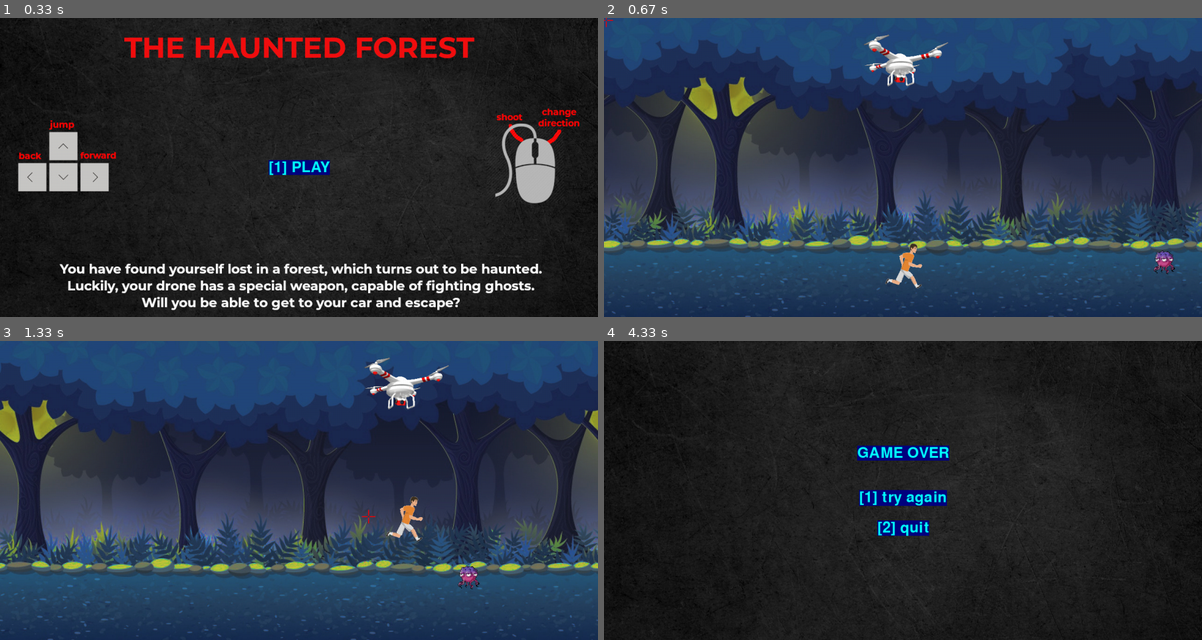
Above: before the commit, frames 1-4 (two rows, left to right).
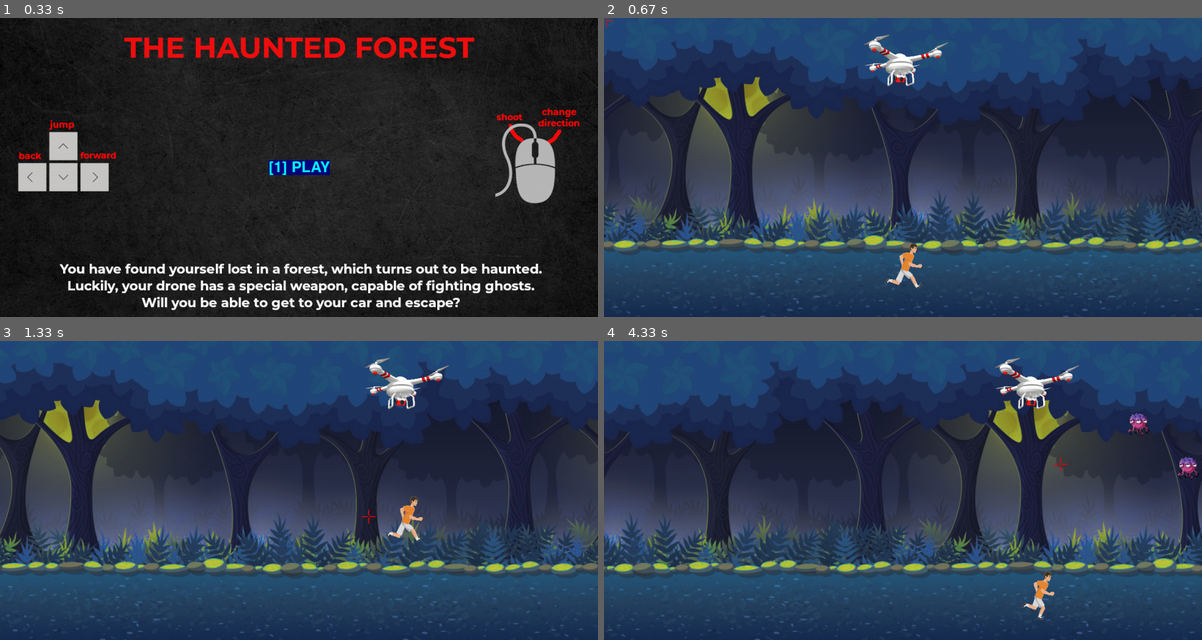
Above: after the commit, the same moments.

Repository: miro011/python-pygame-project
Game: pygame game, started from run.py
Same seed, same stepped clock (60 frames per second), same inputs: the game is played once before the commit and once after it.
Inputs (mouse positions are in pixels of both pictures, inside the frame that each line leads up to):
- Up to frame 1 (0.33 s): no input
- Up to frame 2 (0.67 s): tap 1 at 0.33 s
- Up to frame 3 (1.33 s): hold Right 0.67-1.13 s; move the mouse to (388, 385) at 0.7 s; hold Up from 1.17 s (still down); move the mouse to (370, 517) at 1.2 s
- Up to frame 4 (4.33 s): release Up at 1.47 s; click (759, 430) at 1.55 s; hold Right 1.83-2.3 s; click (873, 568) at 1.92 s; hold Left 2.33-2.87 s; click (903, 526) at 2.42 s; hold Left 2.9-3.3 s; click (1130, 604) at 2.98 s; hold Up 3.33-3.7 s; click (807, 391) at 3.42 s; hold Right from 3.73 s (still down); click (1058, 463) at 3.82 s

Frame 1 is identical in both runs. In frame 2, 20% of the frame differs, in the area x 0-100%, y 6-100%; in frame 3, 23%; in frame 4, 91%, in the area x 0-100%, y 0-100%.

Commit message:
enemy dir based on speed + higher% front spawns

Diff:
--- a/background.py
+++ b/background.py
@@ -19,7 +19,7 @@
             rect = pygame.Rect(xLeftCoord, 0, image.get_width(), image.get_height())
             self.rectsArr.append(rect)
 
-        self.speedX = -5
+        self.speedX = -3
         self.speedY = 0
 
         self.direcion = 1 # 1 = forward / -1 = backward
--- a/cross.py
+++ b/cross.py
@@ -1,6 +1,7 @@
 import pygame
 import globals
 import random
+import enemy
 
 class Cross():
 
@@ -37,9 +38,28 @@
         stillOnBackground = True if self.rect.collidelist(self.spritesDict["background"][0].rectsArr) >= 0 else False
         collidedWithPlayer = True if self.rect.collidelist(self.spritesDict["player"]) >= 0 else False
 
-        if not stillOnBackground or collidedWithPlayer:
-            self.shouldDelete = True
-            self.spritesDict["cross"].append(Cross(self.screen, self.spritesDict))
+        if collidedWithPlayer:
+            globals.ENEMY_SPLIT_CHANCE = globals.ENEMY_SPLIT_CHANCE - int(globals.ENEMY_SPLIT_CHANCE/10) # relative reduction
+            self.kill_enemies()
+            self.respawn()
+        if not stillOnBackground:
+            self.respawn()
+
 
     def blit(self):
         self.screen.blit(self.image, self.rect)
+
+    ######################################################################
+    # OTHER
+
+    def respawn(self):
+        self.shouldDelete = True
+        self.spritesDict["cross"].append(Cross(self.screen, self.spritesDict))
+
+    def kill_enemies(self):
+        for enemySprite in self.spritesDict["enemies"]:
+            enemySprite.nextImageTimer.cancel()
+            enemySprite.shouldDelete = True
+
+        for i in range(globals.ENEMY_DF_NUMBER):
+            self.spritesDict["enemies"].append(enemy.Enemy(self.screen, self.spritesDict))
--- a/enemy.py
+++ b/enemy.py
@@ -12,20 +12,24 @@
         self.screen = screen
         self.spritesDict = spritesDict
 
-        self.startSide = random.randint(0,1) # 0 left / 1 right
+        shouldSpanwOnTheRight = self.calculate_chancery(globals.ENEMY_SPAWN_ON_THE_RIGHT_CHANCE)
+        self.startSide = 1 if shouldSpanwOnTheRight else -1 # -1 left / 1 right
 
-        self.nextImgNum = 0
+
         self.image = pygame.image.load(f"./media/images/enemy/0.gif")
         self.rect = self.image.get_rect()
-        leftXCoord = 0 if self.startSide == 0 else globals.DISPLAY_WIDTH - (self.image.get_width()/2)
+        leftXCoord = random.randint(0, globals.DISPLAY_WIDTH)
+        leftXCoord = 0 - leftXCoord if self.startSide == -1 else globals.DISPLAY_WIDTH + leftXCoord # spanwn outside the screen
         topYCoord = random.randint(0, globals.DISPLAY_HEIGHT - globals.DIST_FROM_BOTTOM - self.image.get_height())
         self.rect.move_ip(leftXCoord, topYCoord)
 
+        self.nextImgNum = 0
         self.nextImageTimer = repeattimer.RepeatTimer(0.1, self.set_image)
         self.nextImageTimer.daemon = True
         self.nextImageTimer.start()
 
-        self.speed = 5
+        self.offScreenSpeed = 5 if self.startSide == -1 else -5
+        self.baseVectorSpeed = 2
 
         self.shouldDelete = False
 
@@ -35,18 +39,29 @@
     def update_location(self):
         if "player" not in self.spritesDict: return # when the game over menu is toggled, sprites.py continues looping through the rest of the enemies
 
-        startV = pygame.Vector2(self.rect.center)
-        finalV = pygame.Vector2(self.spritesDict["player"][0].rect.center)
-        numUpdates = int(startV.distance_to(finalV) / self.speed)
-        if numUpdates < 10: # using this to detect collision with player and purposefully a bit loose so player can avoid
-            self.spritesDict["over_menu"][0].toggle_menu()
-            return
-        progress = 1 / numUpdates
-        self.rect.center = startV.lerp(finalV, progress)
+        # move normally
+        if self.rect.center[0] < 0 or self.rect.center[0] > globals.DISPLAY_WIDTH:
+            self.rect = self.rect.move(self.offScreenSpeed, 0)
+        else:
+            speed = self.baseVectorSpeed
+
+            # make it so that the enemy is slower when following player and faster when going towards player
+            playerDir = self.spritesDict["player"][0].direcion
+            playerRect = self.spritesDict["player"][0].rect
+            if (self.rect.left > playerRect.right and playerDir == 1) or (self.rect.right < playerRect.left and playerDir == -1):
+                speed *= 3
+
+            # calculate movement, collisions etc.
+            startV = pygame.Vector2(self.rect.center)
+            finalV = pygame.Vector2(self.spritesDict["player"][0].rect.center)
+            numUpdates = int(startV.distance_to(finalV) / speed)
+            if numUpdates < 10: # using this to detect collision with player and purposefully a bit loose so player can somewhat avoid
+                self.spritesDict["over_menu"][0].toggle_menu()
+                return
+            progress = 1 / numUpdates
+            self.rect.center = startV.lerp(finalV, progress)
 
         if self.rect.collidelist(self.spritesDict["bullets"]) != -1:
-            self.nextImageTimer.cancel()
-            self.shouldDelete = True
             self.respawn()
 
     def blit(self):
@@ -56,8 +71,12 @@
     # RESPAWN
 
     def respawn(self):
-        result = random.randint(0, globals.ENEMY_SPLIT_CHANCE)
-        shouldSplit = True if 0 <= result <= globals.ENEMY_SPLIT_CHANCE else False
+        self.nextImageTimer.cancel()
+        self.shouldDelete = True
+
+        globals.ENEMY_SPLIT_CHANCE += 1
+
+        shouldSplit = self.calculate_chancery(globals.ENEMY_SPLIT_CHANCE)
         numOfNewSpawns = 2 if shouldSplit else 1
         for i in range(numOfNewSpawns):
             self.spritesDict["enemies"].append(Enemy(self.screen, self.spritesDict))
@@ -75,3 +94,11 @@
                 self.nextImgNum = 0
 
         self.nextImgNum += 1
+
+    # returns true or false - it relates to the name of whatever variable is plugged into "percentValue"
+    # for example: chanceToDie = 70 . If this function retruns true it means "yes, you will die"
+    def calculate_chancery(self, percentValue):
+        # have to do this because it seems it will generate more small numbers when it is 1,100
+        percentValue = int(percentValue/10)
+        result = random.randint(0, 10)
+        return True if 0 <= result <= percentValue else False
--- a/globals.py
+++ b/globals.py
@@ -11,7 +11,6 @@
 
 DIST_FROM_BOTTOM = 40 # used so that I can put a HUD on the bottom (player, enemies etc.)
 
-ENEMY_SPLIT_CHANCE = 50 # 50% chance that when an enemy is killed, 2 additional once will be spawned
-# if ENEMY_SPLIT_CHANCE = 70%
-#randomint(0,100)
-#if 0-70 => spawn
+ENEMY_DF_NUMBER = 5
+ENEMY_SPLIT_CHANCE = 20 # 50% chance that when an enemy is killed, 2 additional once will be spawned (altered as games goes on)
+ENEMY_SPAWN_ON_THE_RIGHT_CHANCE = 90 # 70%
--- a/sprites.py
+++ b/sprites.py
@@ -1,6 +1,7 @@
 import pygame
 import psutil
 
+import globals
 import menu
 import wall
 import background
@@ -52,7 +53,7 @@
         self.dict["cross"].append(cross.Cross(self.screen, self.dict))
 
         self.dict["enemies"] = []
-        for i in range(1):
+        for i in range(globals.ENEMY_DF_NUMBER):
             self.dict["enemies"].append(enemy.Enemy(self.screen, self.dict))
 
         self.dict["bullets"] = []
